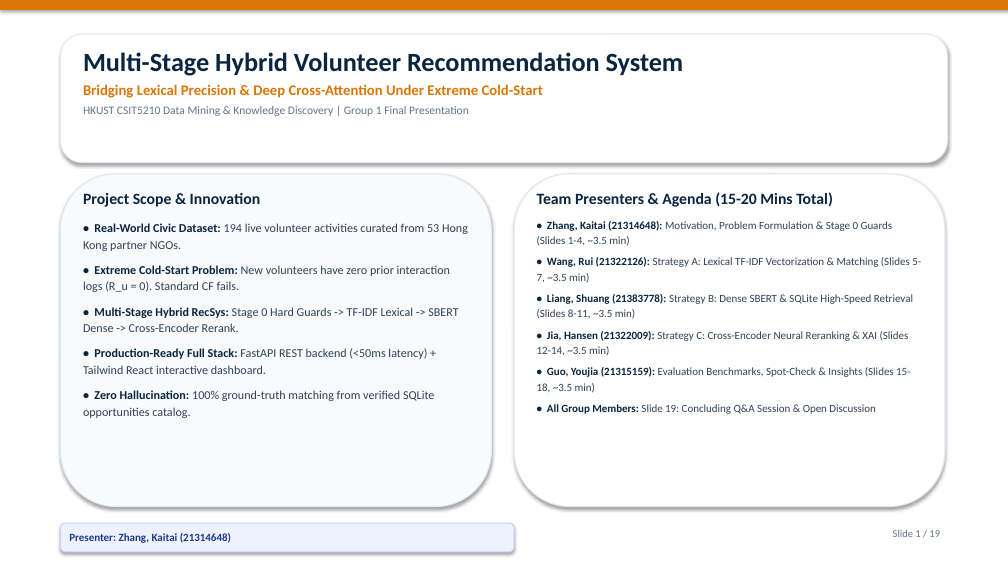
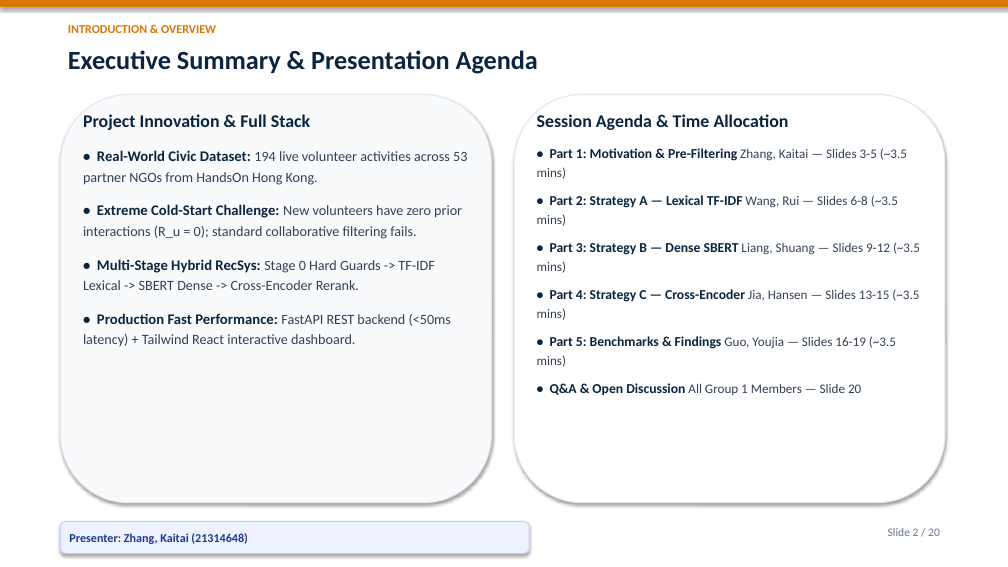
Before and after one commit to Bob8259/CSIT-5210-Group-Project, a slide deck: slide 2 of CSIT5210_Group1_Presentation.pptx (slide 1 before the commit). Drawn at 1008x567 pixels with LibreOffice and Linux fonts; fonts in the diff are those of the drawing. Boxes give left, top, right and bottom in pixels: in the first picture for what was removed or moved away, otherwise in the second. Text is boxed around its words. In the diff, an @@ line names an element or a change of style, - is before the commit and + after.

Commit message:
feat: add grand cover page and enlarge presentation font sizes for optimal projection readability

```diff
--- a/CSIT5210_Group1_Presentation.pptx
+++ b/CSIT5210_Group1_Presentation.pptx
@@ text added at (68, 25, 216, 33), 11.5 pt, text #D97706, bold @@
+INTRODUCTION & OVERVIEW
@@ rounded rectangle removed at (60, 34, 948, 163) @@
@@ text added at (68, 50, 538, 74), 25 pt, text #0A2540, bold @@
+Executive Summary & Presentation Agenda
@@ text removed at (83, 52, 684, 116) @@
-Multi-Stage Hybrid Volunteer Recommendation System
-Bridging Lexical Precision & Deep Cross-Attention Under Extreme Cold-Start
-HKUST CSIT5210 Data Mining & Knowledge Discovery | Group 1 Final Presentation
@@ rounded rectangle: place and size @@
-rounded rectangle at (60, 174, 492, 507)
+rounded rectangle at (60, 95, 492, 503)
@@ text "Project Innovation & Full Stack": place and size @@
-text "Project Innovation & Full Stack" at (83, 193, 468, 418)
+text "Project Innovation & Full Stack" at (83, 114, 467, 346)
@@ text at (83, 114, 467, 239): text changed; size 11.5 to 13.5 pt @@
-Project Scope & Innovation
-• Real-World Civic Dataset: 194 live volunteer activities curated from 53 Hong Kong partner NGOs.
-• Extreme Cold-Start Problem: New volunteers have zero prior interaction logs (R_u = 0). Standard CF fails.
+Project Innovation & Full Stack
+• Real-World Civic Dataset: 194 live volunteer activities across 53 partner NGOs from HandsOn Hong Kong.
+• Extreme Cold-Start Challenge: New volunteers have zero prior interactions (R_u = 0); standard collaborative filtering fails.
@@ rounded rectangle: place and size @@
-rounded rectangle at (514, 174, 945, 507)
+rounded rectangle at (514, 95, 945, 503)
@@ text at (537, 114, 920, 395): text changed; size 10.5 to 12.5 pt; text colour #334155 to #0A2540; bold on @@
-Team Presenters & Agenda (15-20 Mins Total)
-• Zhang, Kaitai (21314648): Motivation, Problem Formulation & Stage 0 Guards (Slides 1-4, ~3.5 min)
-• Wang, Rui (21322126): Strategy A: Lexical TF-IDF Vectorization & Matching (Slides 5-7, ~3.5 min)
-• Liang, Shuang (21383778): Strategy B: Dense SBERT & SQLite High-Speed Retrieval (Slides 8-11, ~3.5 min)
-• Jia, Hansen (21322009): Strategy C: Cross-Encoder Neural Reranking & XAI (Slides 12-14, ~3.5 min)
-• Guo, Youjia (21315159): Evaluation Benchmarks, Spot-Check & Insights (Slides 15-18, ~3.5 min)
-• All Group Members: Slide 19: Concluding Q&A Session & Open Discussion
+Session Agenda & Time Allocation
+• Part 1: Motivation & Pre-Filtering Zhang, Kaitai — Slides 3-5 (~3.5 mins)
+• Part 2: Strategy A — Lexical TF-IDF Wang, Rui — Slides 6-8 (~3.5 mins)
+• Part 3: Strategy B — Dense SBERT Liang, Shuang — Slides 9-12 (~3.5 mins)
+• Part 4: Strategy C — Cross-Encoder Jia, Hansen — Slides 13-15 (~3.5 mins)
+• Part 5: Benchmarks & Findings Guo, Youjia — Slides 16-19 (~3.5 mins)
+• Q&A & Open Discussion All Group 1 Members — Slide 20
@@ text at (83, 259, 434, 290): size 11.5 to 14 pt in "• Multi-Stage Hybrid RecSys:"; size 11.5 to 13.5 pt in "Stage 0 Hard Guards -> TF-IDF Lexical ..."; line spacing 1.15 to 1.2; more space between paragraphs @@
@@ text at (83, 313, 451, 346): text changed; size 11.5 to 13.5 pt @@
-• Production-Ready Full Stack: FastAPI REST backend (<50ms latency) + Tailwind React interactive dashboard.
-• Zero Hallucination: 100% ground-truth matching from verified SQLite opportunities catalog.
+• Production Fast Performance: FastAPI REST backend (<50ms latency) + Tailwind React interactive dashboard.
@@ rounded rectangle "Presenter: Zhang, Kaitai (21314648)": place and size @@
-rounded rectangle "Presenter: Zhang, Kaitai (21314648)" at (60, 523, 514, 552)
+rounded rectangle "Presenter: Zhang, Kaitai (21314648)" at (60, 522, 529, 554)
@@ rounded rectangle "Presenter: Zhang, Kaitai (21314648)" at (60, 522, 529, 554): size 10.5 to 11.5 pt @@
@@ text at (888, 528, 940, 536): text changed; size 10 to 11 pt @@
-Slide 1 / 19
+Slide 2 / 20
```
Also in this commit, not shown: 18 other slides changed, 1 slide added, 1 other file.
